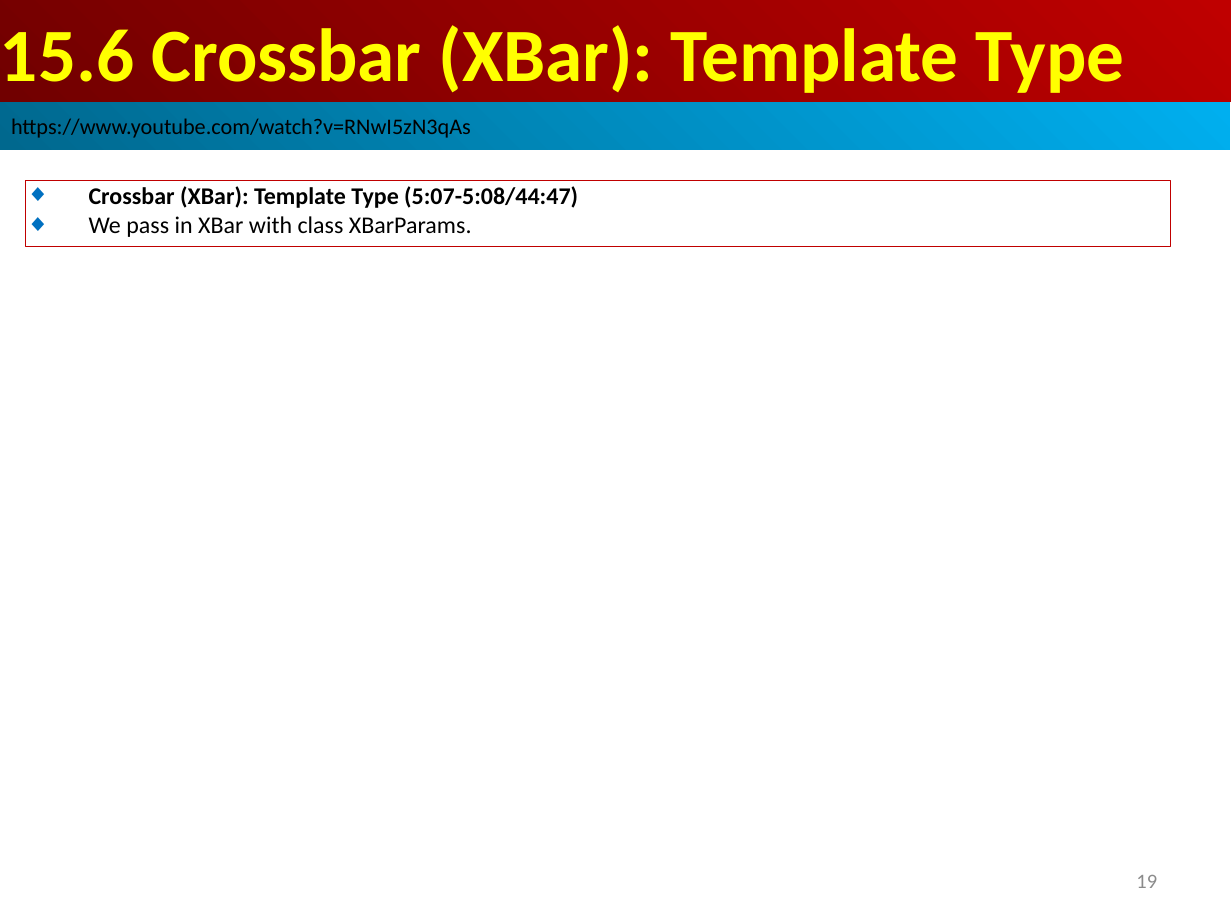
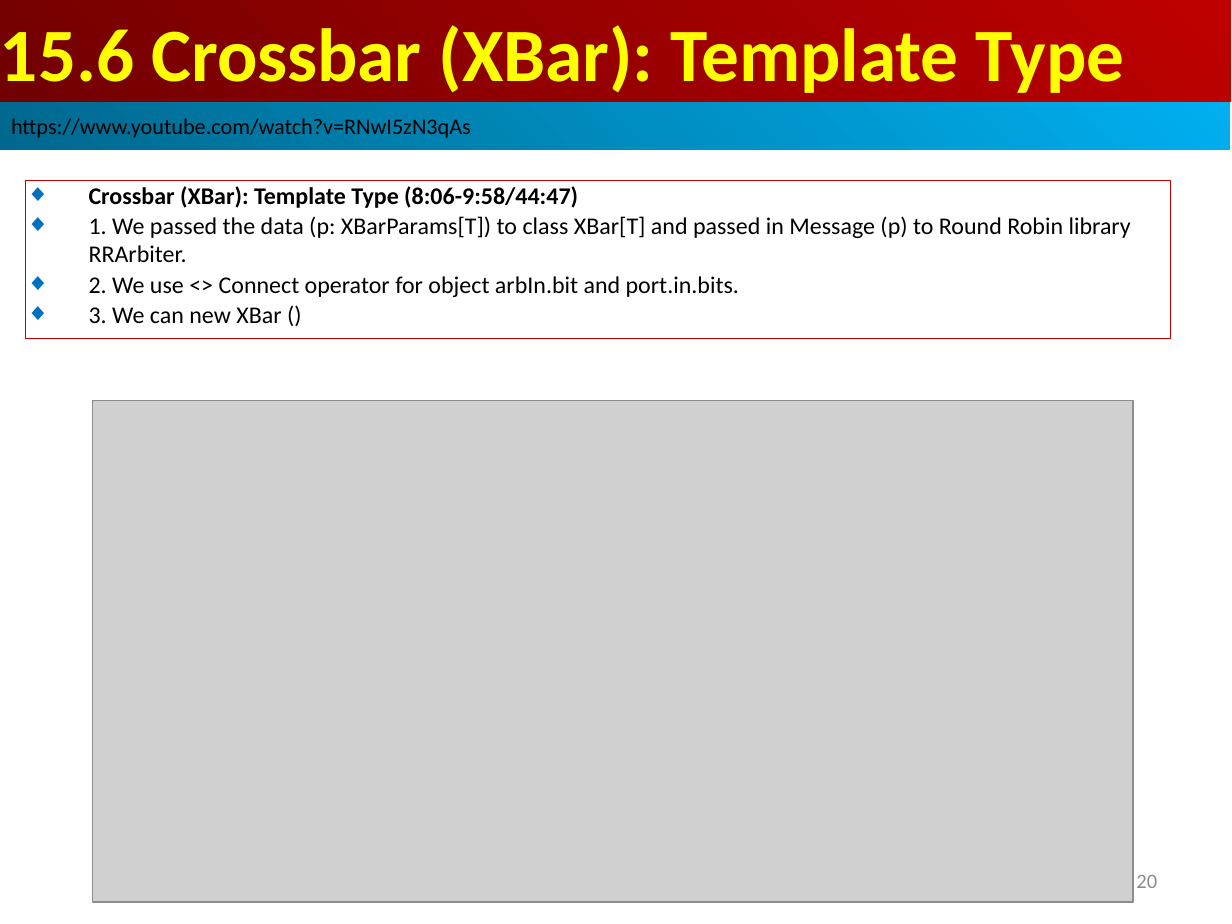
Before and after one commit to peterhchen/AIU_CS800_Chisel, a slide deck: slide 20 of 500_UCSC_HWD/015_Network/000_Video/015.Network.ppt (slide 19 before the commit). Drawn at 1232x924 pixels with LibreOffice and Linux fonts; fonts in the diff are those of the drawing; grey boxes stand for pictures. Boxes give left, top, right and bottom in pixels: in the first picture for what was removed or moved away, otherwise in the second. Text is boxed around its words. In the diff, an @@ line names an element or a change of style, - is before the commit and + after.

```diff
--- a/500_UCSC_HWD/015_Network/000_Video/015.Network.ppt
+++ b/500_UCSC_HWD/015_Network/000_Video/015.Network.ppt
@@ rectangle removed at (x1=26, y1=180, x2=1170, y2=246) @@
-◆ Crossbar (XBar): Template Type (5:07-5:08/44:47)
-◆ We pass in XBar with class XBarParams.
@@ rectangle added at (x1=26, y1=180, x2=1170, y2=339), outline #C00000 0.74 pt, 14 pt, text #000000 @@
+◆ Crossbar (XBar): Template Type (8:06-9:58/44:47)
+◆ 1. We passed the data (p: XBarParams[T]) to class XBar[T] and passed in Message (p) to Round Robin library RRArbiter.
+◆ 2. We use <> Connect operator for object arbIn.bit and port.in.bits.
+◆ 3. We can new XBar ()
@@ picture added at (x1=92, y1=400, x2=1133, y2=902) @@
@@ page number at (x1=1136, y1=875, x2=1157, y2=888): text changed @@
-19
+20
```
Also in this commit, not shown: 2 other slides changed, 14 slides added.
